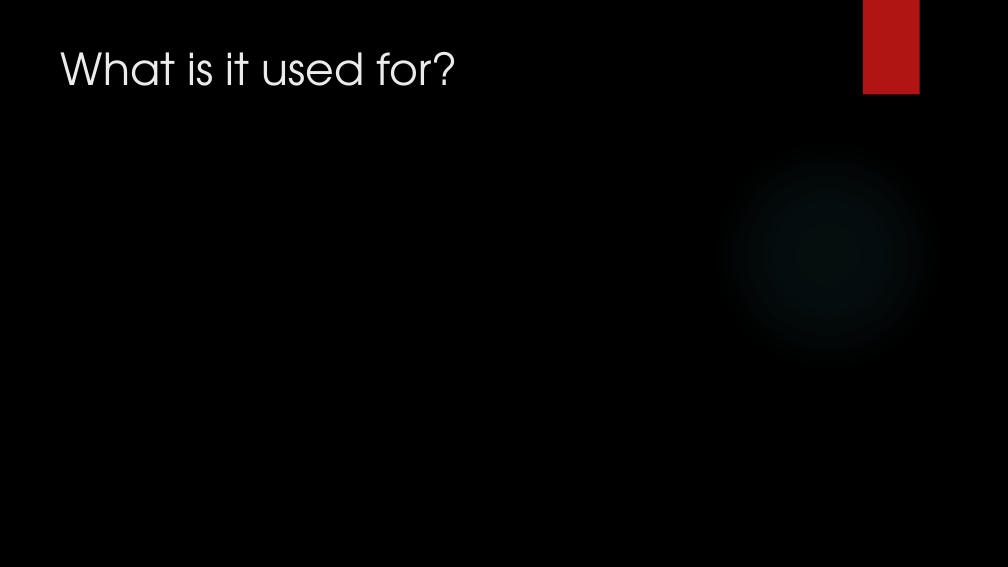
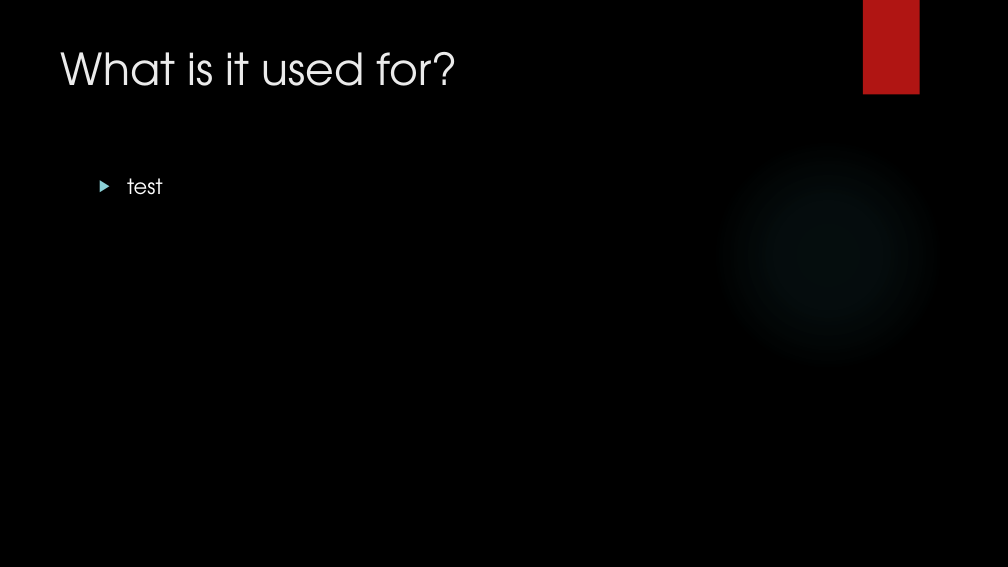
Before and after one commit to stoffer6740/GOTO-Cordova, a slide deck: slide 4 of Cordova_Intro_2015.pptx. Drawn at 1008x567 pixels with LibreOffice and Linux fonts; fonts in the diff are those of the drawing; background and template pictures are left out. Boxes give left, top, right and bottom in pixels: in the first picture for what was removed or moved away, otherwise in the second. Text is boxed around its words. In the diff, an @@ line names an element or a change of style, - is before the commit and + after.

Commit message:
Camera plugin, presentation
- Added camera
- Added presentation pp

```diff
--- a/Cordova_Intro_2015.pptx
+++ b/Cordova_Intro_2015.pptx
@@ text added at (x1=127, y1=178, x2=163, y2=195), 20 pt, text #FFFFFF @@
+▶ test
```
Also in this commit, not shown: 6 other files.
